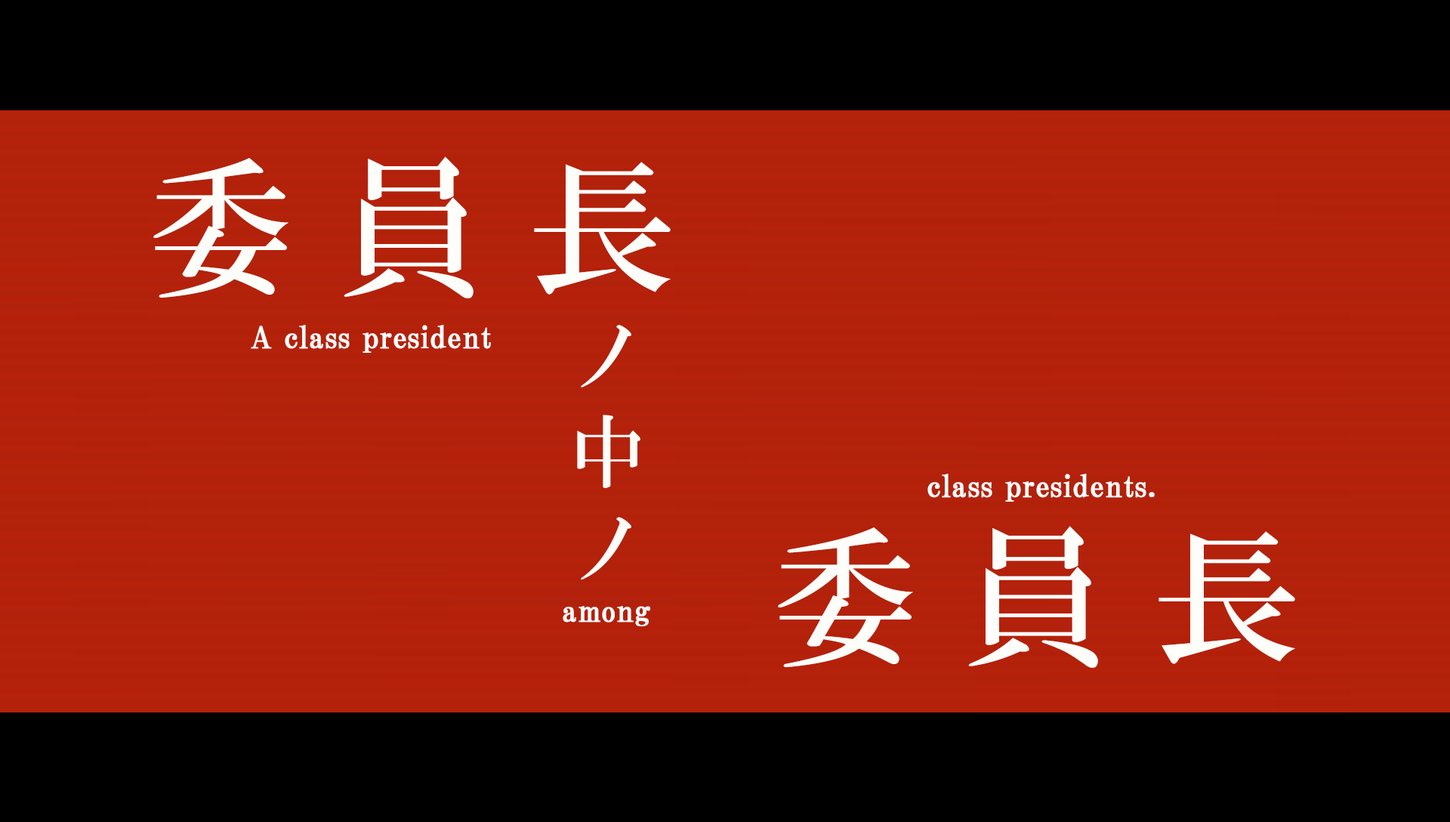
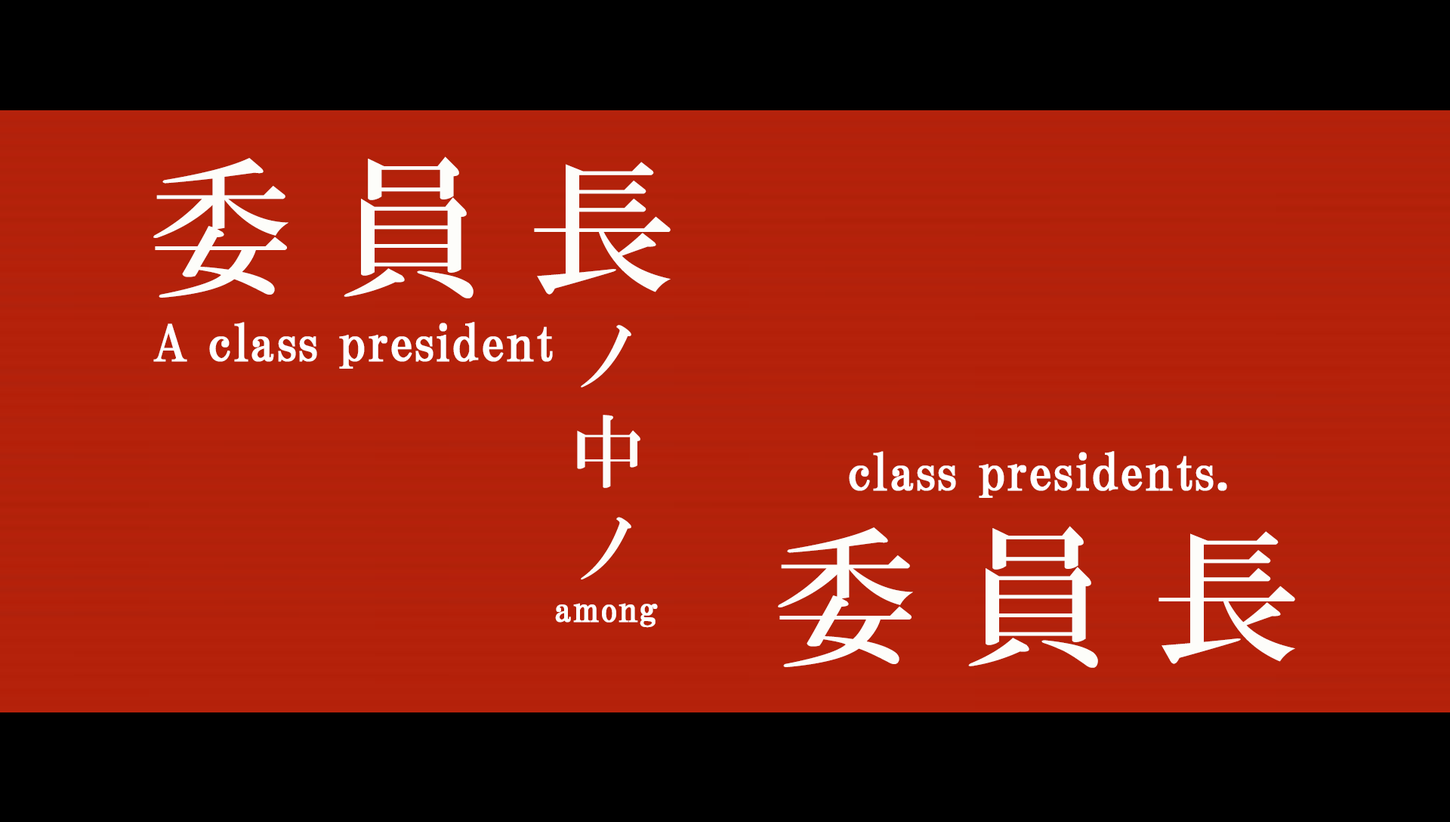
Layer changes from the first 1450 × 822 image to the second:
painted on "class presidents." over 848, 450, 1228, 502
painted on "among" over 555, 602, 658, 628
painted on "A class president" over 153, 321, 553, 369
